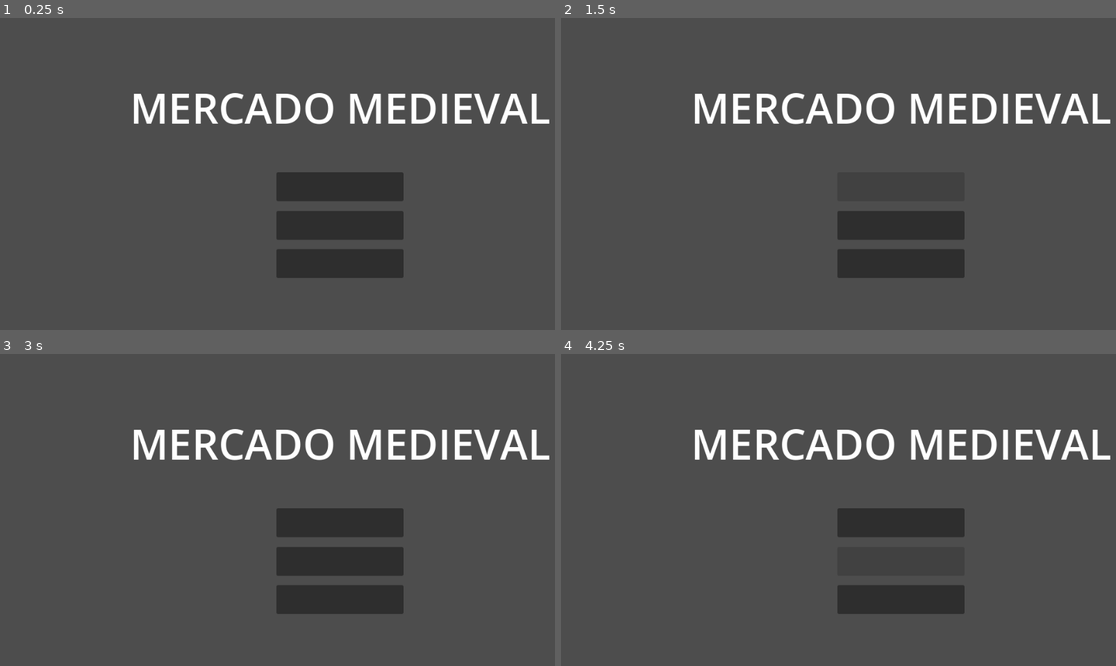
Above: before the commit, frames 1-4 (two rows, left to right).
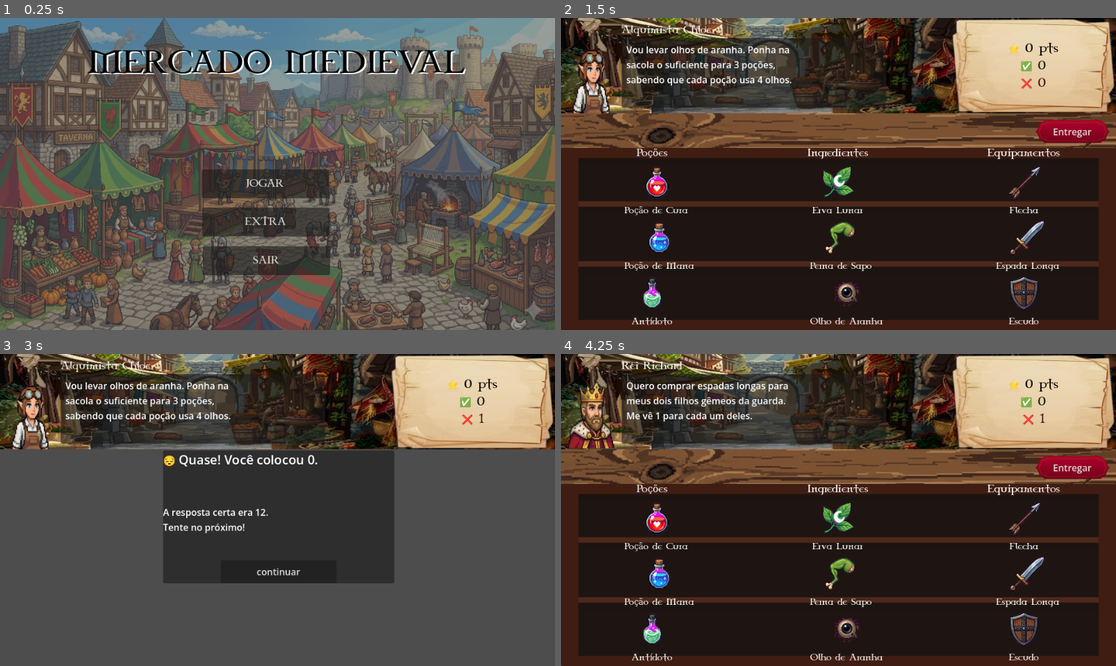
Above: after the commit, the same moments.

Repository: enzomedeiros0109/Mercado-Medieval
Game: Godot game, scene res://scenes/main_menu.tscn
The game is run twice, just before and just after one commit, with the same random seed, the same clock (stepped at 60 frames per second) and the same inputs.
Inputs (mouse positions are in pixels of both pictures, inside the frame that each line leads up to; where the layout moved, square brackets give the same spot in the first picture):
- Up to frame 1 (0.25 s): no input
- Up to frame 2 (1.5 s): click (827, 220) [899, 223] at 0.5 s; click (827, 183) [899, 186] at 1.25 s
- Up to frame 3 (3 s): click (338, 522) at 2.02 s; click (510, 466) at 2.75 s, where only the run after the commit has a clickable "Entregar"
- Up to frame 4 (4.25 s): click (838, 572) at 3.5 s, where only the run after the commit has a clickable "continuar"

The runs differ from the first frame. In frame 1, 60% of the frame differs, in the area x 0-100%, y 0-100%; in frame 2, 97%; in frame 3, 45%; in frame 4, 97%.

Commit message:
atualização massa

Diff:
--- /dev/null
+++ b/scenes/background.gd
@@ -0,0 +1 @@
+extends Area2D
--- a/scenes/cart_panel.tscn
+++ b/scenes/cart_panel.tscn
@@ -2,7 +2,9 @@
 
 [ext_resource type="Script" uid="uid://d36wukb25lp26" path="res://scripts/cart_panel.gd" id="1_xv0j0"]
 [ext_resource type="Texture2D" uid="uid://dwjshcv3wvs1u" path="res://sprites/DelieverLabel.png" id="2_e88p6"]
-[ext_resource type="Texture2D" uid="uid://bjwwcfvsesx85" path="res://sprites/upper_bench (1).png" id="3_xv0j0"]
+[ext_resource type="Texture2D" uid="uid://403ae3065qm4" path="res://sprites/oaktable.png" id="3_xv0j0"]
+
+[sub_resource type="StyleBoxEmpty" id="StyleBoxEmpty_xv0j0"]
 
 [sub_resource type="StyleBoxTexture" id="StyleBoxTexture_pm8og"]
 content_margin_left = 10.0
@@ -16,6 +18,7 @@
 offset_right = 960.0
 offset_bottom = 225.0
 mouse_filter = 2
+theme_override_styles/panel = SubResource("StyleBoxEmpty_xv0j0")
 script = ExtResource("1_xv0j0")
 metadata/_edit_group_ = true
 
@@ -29,7 +32,7 @@
 action_mode = 0
 text = "Entregar"
 
-[node name="CartItemList" type="VBoxContainer" parent="." unique_id=902156338]
+[node name="CartItemList" type="HBoxContainer" parent="." unique_id=2043077019]
 layout_mode = 0
 offset_top = 1.0
 offset_right = 800.0
@@ -43,3 +46,4 @@
 offset_bottom = 60.0
 mouse_filter = 2
 texture = ExtResource("3_xv0j0")
+expand_mode = 1
--- a/scenes/costumer_panel.tscn
+++ b/scenes/costumer_panel.tscn
@@ -4,31 +4,35 @@
 [ext_resource type="Texture2D" uid="uid://dpu5xgd2iakml" path="res://sprites/pfpless.png" id="1_hod7e"]
 [ext_resource type="FontFile" uid="uid://dv46qucdr573a" path="res://fontes/CELTG___.TTF" id="3_0utxo"]
 
+[sub_resource type="StyleBoxEmpty" id="StyleBoxEmpty_0utxo"]
+
 [node name="CostumerPanel" type="Panel" unique_id=2142009504]
 offset_right = 675.0
 offset_bottom = 165.0
+theme_override_styles/panel = SubResource("StyleBoxEmpty_0utxo")
 script = ExtResource("1_0utxo")
 
 [node name="SpriteCliente" type="TextureRect" parent="." unique_id=921388590]
 layout_mode = 0
-offset_left = 12.0
-offset_top = 20.0
-offset_right = 92.0
+offset_left = 9.0
+offset_top = 45.0
+offset_right = 99.0
 offset_bottom = 165.0
 texture = ExtResource("1_hod7e")
+expand_mode = 1
 
 [node name="BalaoDeFala" type="Panel" parent="." unique_id=1812911215]
 layout_mode = 0
 offset_left = 105.0
 offset_top = 35.0
-offset_right = 660.0
+offset_right = 562.0
 offset_bottom = 155.0
 
 [node name="ProblemLabel" type="Label" parent="BalaoDeFala" unique_id=994289374]
 layout_mode = 0
 offset_left = 8.0
 offset_top = 8.0
-offset_right = 547.0
+offset_right = 450.0
 offset_bottom = 112.0
 
 [node name="NameLabel" type="Label" parent="." unique_id=688330102]
--- /dev/null
+++ b/scenes/exit_button.gd
@@ -0,0 +1,4 @@
+extends Button
+
+func _on_pressed() -> void:
+	get_tree().quit()
--- a/scenes/hud.tscn
+++ b/scenes/hud.tscn
@@ -2,6 +2,7 @@
 
 [ext_resource type="Script" uid="uid://hqmccmpudbqs" path="res://scripts/hud.gd" id="1_ahhtf"]
 [ext_resource type="FontFile" uid="uid://dv46qucdr573a" path="res://fontes/CELTG___.TTF" id="2_oo0fn"]
+[ext_resource type="Texture2D" uid="uid://boveacpwiexhg" path="res://sprites/hudBG.png" id="3_5ysmq"]
 
 [node name="HUD" type="CanvasLayer" unique_id=552382864]
 script = ExtResource("1_ahhtf")
@@ -11,25 +12,39 @@
 anchor_left = 1.0
 anchor_right = 1.0
 offset_left = -285.0
-offset_bottom = 265.0
+offset_bottom = 165.0
 grow_horizontal = 0
 mouse_filter = 2
 alignment = 1
 
 [node name="PontosLabel" type="Label" parent="HBoxContainer" unique_id=1391586043]
 layout_mode = 2
+theme_override_colors/font_color = Color(0.00079500925, 0.00084063195, 3.829657e-06, 1)
 theme_override_fonts/font = ExtResource("2_oo0fn")
+theme_override_font_sizes/font_size = 20
 text = "aaa"
 horizontal_alignment = 1
 
 [node name="AcertosLabel" type="Label" parent="HBoxContainer" unique_id=392408721]
 layout_mode = 2
+theme_override_colors/font_color = Color(0.015089797, 0.09741921, 0.021708544, 1)
 theme_override_fonts/font = ExtResource("2_oo0fn")
+theme_override_font_sizes/font_size = 20
 text = "aaa"
 horizontal_alignment = 1
 
 [node name="ErrosLabel" type="Label" parent="HBoxContainer" unique_id=662337053]
 layout_mode = 2
+theme_override_colors/font_color = Color(0.27828354, 0.03979014, 0.057392485, 1)
 theme_override_fonts/font = ExtResource("2_oo0fn")
+theme_override_font_sizes/font_size = 20
 text = "aaa"
 horizontal_alignment = 1
+
+[node name="TextureRect" type="TextureRect" parent="." unique_id=1276719206]
+z_index = -1
+offset_left = 675.0
+offset_right = 960.0
+offset_bottom = 165.0
+texture = ExtResource("3_5ysmq")
+expand_mode = 1
--- a/scenes/item_button.tscn
+++ b/scenes/item_button.tscn
@@ -4,12 +4,21 @@
 [ext_resource type="Script" uid="uid://2yp7xcehast6" path="res://scripts/item_button.gd" id="1_wcc7j"]
 [ext_resource type="FontFile" uid="uid://dv46qucdr573a" path="res://fontes/CELTG___.TTF" id="3_dk8qb"]
 
+[sub_resource type="StyleBoxEmpty" id="StyleBoxEmpty_dk8qb"]
+
+[sub_resource type="StyleBoxEmpty" id="StyleBoxEmpty_8237l"]
+
+[sub_resource type="StyleBoxEmpty" id="StyleBoxEmpty_plkct"]
+
 [node name="ItemButton" type="Button" unique_id=1872773235]
 custom_minimum_size = Vector2(96, 90)
 offset_left = 19.0
 offset_top = 10.0
-offset_right = 115.0
+offset_right = 125.0
 offset_bottom = 100.0
+theme_override_styles/normal = SubResource("StyleBoxEmpty_dk8qb")
+theme_override_styles/pressed = SubResource("StyleBoxEmpty_8237l")
+theme_override_styles/hover = SubResource("StyleBoxEmpty_plkct")
 action_mode = 0
 script = ExtResource("1_wcc7j")
 
@@ -17,12 +26,14 @@
 z_index = 1
 layout_mode = 0
 offset_right = 96.0
-offset_bottom = 96.0
+offset_bottom = 94.0
 alignment = 1
 
 [node name="IconRect" type="TextureRect" parent="VBoxContainer" unique_id=757858907]
 custom_minimum_size = Vector2(96, 65)
 layout_mode = 2
+size_flags_horizontal = 4
+size_flags_vertical = 4
 texture = ExtResource("1_uqwrt")
 expand_mode = 3
 stretch_mode = 5
@@ -30,8 +41,9 @@
 [node name="NameLabel" type="Label" parent="VBoxContainer" unique_id=26409824]
 custom_minimum_size = Vector2(0, 25)
 layout_mode = 2
+size_flags_horizontal = 4
 theme_override_fonts/font = ExtResource("3_dk8qb")
-theme_override_font_sizes/font_size = 10
+theme_override_font_sizes/font_size = 14
 text = "poção de cura"
 horizontal_alignment = 1
 vertical_alignment = 1
--- a/scenes/main_menu.tscn
+++ b/scenes/main_menu.tscn
@@ -1,39 +1,74 @@
 [gd_scene format=3 uid="uid://bt4trnlv72sdj"]
+
+[ext_resource type="Texture2D" uid="uid://51ebj0t7kckq" path="res://sprites/background_provisorio.png" id="1_ekxnf"]
+[ext_resource type="Script" uid="uid://d3xqho3a6jhqh" path="res://start_button.gd" id="1_l6cm7"]
+[ext_resource type="FontFile" uid="uid://dv46qucdr573a" path="res://fontes/CELTG___.TTF" id="2_8ln24"]
+[ext_resource type="Script" uid="uid://gpe2b5qgmvxg" path="res://scripts/exit_button.gd" id="3_bqqt6"]
 
 [node name="MainMenu" type="Node2D" unique_id=312149259]
 
+[node name="background" type="Area2D" parent="." unique_id=965820955]
+modulate = Color(1, 1, 1, 0.68235296)
+
+[node name="Sprite2D" type="Sprite2D" parent="background" unique_id=18587177]
+modulate = Color(1.0003047, 1.0003047, 0.99638206, 1)
+self_modulate = Color(1, 1, 1, 0.6627451)
+position = Vector2(480.99997, 273.00003)
+scale = Vector2(0.6998546, 0.70963544)
+texture = ExtResource("1_ekxnf")
+
 [node name="StartButton" type="Button" parent="." unique_id=911243114]
-offset_left = 478.0
-offset_top = 267.0
-offset_right = 698.0
-offset_bottom = 317.0
-
-[node name="Sprite2D" type="Sprite2D" parent="StartButton" unique_id=1759344027]
+offset_left = 349.0
+offset_top = 262.0
+offset_right = 569.0
+offset_bottom = 312.0
+theme_override_fonts/font = ExtResource("2_8ln24")
+text = "JOGAR"
+script = ExtResource("1_l6cm7")
 
 [node name="ExtraButton" type="Button" parent="." unique_id=992454189]
-offset_left = 478.0
-offset_top = 334.0
-offset_right = 698.0
-offset_bottom = 384.0
-
-[node name="Sprite2D" type="Sprite2D" parent="ExtraButton" unique_id=1816548000]
+offset_left = 350.0
+offset_top = 328.0
+offset_right = 570.0
+offset_bottom = 378.0
+theme_override_fonts/font = ExtResource("2_8ln24")
+text = "EXTRA"
 
 [node name="ExitButton" type="Button" parent="." unique_id=1062559686]
-offset_left = 478.0
-offset_top = 400.0
-offset_right = 698.0
-offset_bottom = 450.0
+offset_left = 351.0
+offset_top = 395.0
+offset_right = 571.0
+offset_bottom = 445.0
+theme_override_fonts/font = ExtResource("2_8ln24")
+text = "SAIR"
+script = ExtResource("3_bqqt6")
 
-[node name="Sprite2D" type="Sprite2D" parent="ExitButton" unique_id=1271917490]
-
-[node name="Label" type="Label" parent="." unique_id=690434228]
+[node name="Title" type="Label" parent="." unique_id=690434228]
 anchors_preset = 10
 anchor_right = 1.0
-offset_left = 165.0
-offset_top = 106.0
-offset_right = 1013.5
-offset_bottom = 205.0
+offset_top = 50.0
+offset_right = 960.0
+offset_bottom = 149.0
 grow_horizontal = 2
-theme_override_font_sizes/font_size = 72
+theme_override_fonts/font = ExtResource("2_8ln24")
+theme_override_font_sizes/font_size = 48
 text = "MERCADO MEDIEVAL"
 horizontal_alignment = 1
+
+[node name="TitleShadow" type="Label" parent="Title" unique_id=2123294288]
+layout_mode = 1
+anchors_preset = 10
+anchor_right = 1.0
+offset_left = -483.0
+offset_top = -2.0
+offset_right = 477.0
+offset_bottom = 97.0
+grow_horizontal = 2
+theme_override_colors/font_color = Color(0, 0, 0, 1)
+theme_override_fonts/font = ExtResource("2_8ln24")
+theme_override_font_sizes/font_size = 48
+text = "MERCADO MEDIEVAL"
+horizontal_alignment = 1
+
+[connection signal="pressed" from="StartButton" to="StartButton" method="_on_pressed"]
+[connection signal="pressed" from="ExitButton" to="ExitButton" method="_on_pressed"]
--- a/scenes/shop_panel.tscn
+++ b/scenes/shop_panel.tscn
@@ -14,7 +14,7 @@
 
 [node name="HBoxContainer" type="HBoxContainer" parent="." unique_id=329934813]
 layout_mode = 0
-offset_top = 15.0
+offset_top = -2.0
 offset_right = 960.0
 offset_bottom = 315.0
 
@@ -22,6 +22,13 @@
 layout_mode = 2
 size_flags_horizontal = 3
 theme_override_constants/separation = 8
+
+[node name="PotionsTitle" type="Label" parent="HBoxContainer/PotionsColumn" unique_id=1778526003]
+layout_mode = 2
+theme_override_fonts/font = ExtResource("1_6jwop")
+theme_override_font_sizes/font_size = 16
+text = " Poções "
+horizontal_alignment = 1
 
 [node name="PotionsGrid" type="GridContainer" parent="HBoxContainer/PotionsColumn" unique_id=1135446161]
 layout_mode = 2
@@ -33,8 +40,17 @@
 size_flags_horizontal = 3
 theme_override_constants/separation = 8
 
+[node name="IngredientsTitle" type="Label" parent="HBoxContainer/IngredientsColumn" unique_id=907245580]
+layout_mode = 2
+theme_override_fonts/font = ExtResource("1_6jwop")
+theme_override_font_sizes/font_size = 16
+text = "Ingredientes"
+horizontal_alignment = 1
+
 [node name="IngredientsGrid" type="GridContainer" parent="HBoxContainer/IngredientsColumn" unique_id=1080007690]
 layout_mode = 2
+size_flags_horizontal = 4
+theme_override_constants/h_separation = 4
 theme_override_constants/v_separation = 6
 
 [node name="EquipmentsColumn" type="VBoxContainer" parent="HBoxContainer" unique_id=1683627897]
@@ -42,8 +58,16 @@
 size_flags_horizontal = 3
 theme_override_constants/separation = 8
 
+[node name="EquipmentsTitle" type="Label" parent="HBoxContainer/EquipmentsColumn" unique_id=607400498]
+layout_mode = 2
+theme_override_fonts/font = ExtResource("1_6jwop")
+theme_override_font_sizes/font_size = 16
+text = "Equipamentos"
+horizontal_alignment = 1
+
 [node name="EquipmentsGrid" type="GridContainer" parent="HBoxContainer/EquipmentsColumn" unique_id=248196949]
 layout_mode = 2
+size_flags_horizontal = 4
 theme_override_constants/v_separation = 6
 
 [node name="TextureRect" type="TextureRect" parent="." unique_id=406707051]
@@ -53,36 +77,3 @@
 offset_bottom = 315.0
 mouse_filter = 2
 texture = ExtResource("3_e423a")
-
-[node name="PotionsTitle" type="Label" parent="." unique_id=1778526003]
-layout_mode = 0
-offset_left = -6.0
-offset_top = -3.0
-offset_right = 311.0
-offset_bottom = 20.0
-theme_override_fonts/font = ExtResource("1_6jwop")
-theme_override_font_sizes/font_size = 16
-text = " Poções "
-horizontal_alignment = 1
-
-[node name="IngredientsTitle" type="Label" parent="." unique_id=907245580]
-layout_mode = 0
-offset_left = 333.0
-offset_top = -1.0
-offset_right = 650.0
-offset_bottom = 20.0
-theme_override_fonts/font = ExtResource("1_6jwop")
-theme_override_font_sizes/font_size = 16
-text = "Ingredientes"
-horizontal_alignment = 1
-
-[node name="EquipmentsTitle" type="Label" parent="." unique_id=607400498]
-layout_mode = 0
-offset_left = 643.0
-offset_top = -1.0
-offset_right = 961.0
-offset_bottom = 20.0
-theme_override_fonts/font = ExtResource("1_6jwop")
-theme_override_font_sizes/font_size = 16
-text = "Equipamentos"
-horizontal_alignment = 1
--- a/scenes/shop_scene.tscn
+++ b/scenes/shop_scene.tscn
@@ -1,6 +1,7 @@
 [gd_scene format=3 uid="uid://8lemkdvxvjc5"]
 
 [ext_resource type="Script" uid="uid://bow1w51ijg4au" path="res://scripts/shop_scene.gd" id="1_p7evi"]
+[ext_resource type="Texture2D" uid="uid://c1xyvmxhkq4k7" path="res://sprites/BG1.png" id="2_bk5ov"]
 [ext_resource type="PackedScene" uid="uid://c0jj0ydoghfo1" path="res://scenes/costumer_panel.tscn" id="2_fdhsn"]
 [ext_resource type="PackedScene" uid="uid://do6kw7jyt5r" path="res://scenes/cart_panel.tscn" id="3_tvdqs"]
 [ext_resource type="PackedScene" uid="uid://b6rksl5ulpeff" path="res://scenes/shop_panel.tscn" id="4_bk5ov"]
@@ -11,12 +12,15 @@
 script = ExtResource("1_p7evi")
 
 [node name="Background" type="TextureRect" parent="." unique_id=140147639]
+z_index = -2
 offset_right = 960.0
-offset_bottom = 540.0
+offset_bottom = 165.0
 mouse_filter = 2
+texture = ExtResource("2_bk5ov")
 expand_mode = 1
 
 [node name="CostumerPanel" parent="." unique_id=2142009504 instance=ExtResource("2_fdhsn")]
+z_index = -1
 mouse_filter = 2
 
 [node name="CartPanel" parent="." unique_id=957873314 instance=ExtResource("3_tvdqs")]
--- /dev/null
+++ b/scenes/start_button.gd
@@ -0,0 +1,4 @@
+extends Button
+
+func _on_pressed() -> void:
+	get_tree().change_scene_to_file("res://scenes/shop_scene.tscn")
--- /dev/null
+++ b/scripts/background.gd
@@ -0,0 +1 @@
+extends Area2D
--- /dev/null
+++ b/scripts/exit_button.gd
@@ -0,0 +1,4 @@
+extends Button
+
+func _on_pressed() -> void:
+	get_tree().quit()
--- a/scripts/shop_panel.gd
+++ b/scripts/shop_panel.gd
@@ -11,19 +11,19 @@
 
 var items_data = {
 	"potions": [
-		{ "name" : "Poção de Cura",  "icon": "res://sprites/Provisory_Potion.png"},
-		{ "name": "Poção de Mana",  "icon": "res://sprites/Provisory_Potion.png"  },
-		{ "name": "Antídoto",       "icon": "res://sprites/Provisory_Potion.png"  },
+		{ "name" : "Poção de Cura",  "icon": "res://sprites/spritesitens/PoçãoDeCura.png" },
+		{ "name": "Poção de Mana",  "icon": "res://sprites/spritesitens/PoçãoDeMana.png" },
+		{ "name": "Antídoto", "icon": "res://sprites/spritesitens/Antidoto.png" },
 	],
 	"ingredients": [
-		{ "name": "Erva Lunar",     "icon": "res://sprites/Provisory_Potion.png" },
-		{ "name": "Perna de Sapo",  "icon": "res://sprites/Provisory_Potion.png" },
-		{ "name": "Olho de Aranha", "icon": "res://sprites/Provisory_Potion.png" },
+		{ "name": "Erva Lunar",     "icon": "res://sprites/spritesitens/Erva Lunar.png" },
+		{ "name": "Perna de Sapo",  "icon": "res://sprites/spritesitens/PernaDeSapo.png" },
+		{ "name": "Olho de Aranha", "icon": "res://sprites/spritesitens/OlhoDeAranha.png" },
 	],
 	"equipment": [
-		{ "name": "Flecha",         "icon": "res://sprites/Provisory_Potion.png" },
-		{ "name": "Espada Longa",   "icon": "res://sprites/Provisory_Potion.png" },
-		{ "name": "Escudo",         "icon": "res://sprites/Provisory_Potion.png" },
+		{ "name": "Flecha",         "icon": "res://sprites/spritesitens/Flecha.png" },
+		{ "name": "Espada Longa",   "icon": "res://sprites/spritesitens/EspadaLonga.png" },
+		{ "name": "Escudo",         "icon": "res://sprites/spritesitens/Escudo.png" },
 	],
 }
 
--- a/scripts/shop_scene.gd
+++ b/scripts/shop_scene.gd
@@ -10,29 +10,141 @@
 
 var customer_pool: Array = [
 	{
-		"name": "Mago Aldric",
-		"sprite": "res://sprites/pfpless.png",
-		"problem": "Preciso tomar poções de cura\nduas vezes ao dia durante 8 dias.\nQuantas poções devo levar?",
+		"name": "Mago Valerius",
+		"sprite": "res://sprites/spritesclientes/MagoValerius.png",
+		"problem": "Olá! Quero comprar poções de mana.\nVou usar 2 feitiços hoje e cada\num gasta 3 poções. Me vê o total!",
 		"correct_order": {
-			"Poção de Cura": 16
+			"Poção de Mana": 6
 		}
 	},
 	{
-		"name": "Guerreira Lira",
-		"sprite": "res://sprites/pfpless.png",
-		"problem": "Tenho 20 moedas e cada flecha\ncusta 4 moedas. Quantas flechas\nconsigo comprar?",
+		"name": "Caçador Nick",
+		"sprite": "res://sprites/spritesclientes/CaçadorNick.png",
+		"problem": "Meus 4 cães de caça foram envenenados!\nMe vende 2 antídotos para\ncada um deles, por favor.",
 		"correct_order": {
-			"Flecha": 5
+			"Antídoto": 8
 		}
 	},
 	{
-		"name": "Druida Fennor",
-		"sprite": "res://sprites/pfpless.png",
-		"problem": "Preciso de ingredientes para\n3 poções. Cada poção usa\n4 ervas. Quantas ervas no total?",
+		"name": "Curandeira Ana",
+		"sprite": "res://sprites/spritesclientes/CurandeiraAna.png",
+		"problem": "Bom dia! Vou levar ervas lunares.\nQuero fazer 5 chás medicinais e\nuso 2 ervas em cada panela.",
 		"correct_order": {
-			"Erva Lunar": 12
+			"Erva Lunar": 10
 		}
 	},
+	{
+		"name": "Bruxo Boris",
+		"sprite": "res://sprites/spritesclientes/BruxoBoris.png",
+		"problem": "Gostaria de pernas de sapo.\nTenho 20 moedas e cada uma custa 5.\nMe dá tudo o que meu dinheiro compra!",
+		"correct_order": {
+			"Perna de Sapo": 4
+		}
+	},
+	{
+		"name": "Alquimista Chloe",
+		"sprite": "res://sprites/spritesclientes/AlquimistaChloe.png",
+		"problem": "Vou levar olhos de aranha. Ponha na\nsacola o suficiente para 3 poções,\nsabendo que cada poção usa 4 olhos.",
+		"correct_order": {
+			"Olho de Aranha": 12
+		}
+	},
+	{
+		"name": "Arqueira Tyra",
+		"sprite": "res://sprites/spritesclientes/ArqueiraTyra.png",
+		"problem": "Preciso de flechas para a caçada.\nQuero encher minhas 2 aljavas,\ne cabem 10 flechas em cada uma.",
+		"correct_order": {
+			"Flecha": 20
+		}
+	},
+	{
+		"name": "Ferreiro Thorin",
+		"sprite": "res://sprites/spritesclientes/FerreiroThorin.png",
+		"problem": "Olá, patrão! Tenho 15 moedas de ouro.\nCada espada longa custa 5 moedas.\nMe venda o máximo que eu puder pagar.",
+		"correct_order": {
+			"Espada Longa": 3
+		}
+	},
+	{
+		"name": "Guarda Real Ben",
+		"sprite": "res://sprites/spritesclientes/GuardaRealBen.png",
+		"problem": "Somos um grupo de 6 cavaleiros na porta.\nCada um de nós precisa de 1 escudo.\nPode preparar o pedido para a gente!",
+		"correct_order": {
+			"Escudo": 6
+		}
+	},
+	{
+		"name": "Cavaleiro Arthur",
+		"sprite": "res://sprites/spritesclientes/CavaleiroArthur.png",
+		"problem": "Me dá poções de cura! Vou me aventurar\nna floresta por 3 dias e quero\ntomar 2 poções por dia para garantir.",
+		"correct_order": {
+			"Poção de Cura": 6
+		}
+	},
+	{
+		"name": "Elfa Elen",
+		"sprite": "res://sprites/spritesclientes/ElfaElen.png",
+		"problem": "Me vende algumas ervas lunares.\nPreciso de 4 delas para um feitiço\ne mais 5 para dar de presente.",
+		"correct_order": {
+			"Erva Lunar": 9
+		}
+	},
+	{
+		"name": "Goblin Grog",
+		"sprite": "res://sprites/spritesclientes/GoblinGrog.png",
+		"problem": "Vou fazer um sopão! Me vê pernas de sapo:\nquero colocar 3 pernas em cada um\ndos meus 5 pratos de sopa.",
+		"correct_order": {
+			"Perna de Sapo": 15
+		}
+	},
+	{
+		"name": "Feiticeira Luna",
+		"sprite": "res://sprites/spritesclientes/FeiticeiraLuna.png",
+		"problem": "Moço, tenho 16 moedas de prata.\nMe dá tudo em olhos de aranha!\nSabendo que cada um custa 2 moedas.",
+		"correct_order": {
+			"Olho de Aranha": 8
+		}
+	},
+	{
+		"name": "Rei Richard",
+		"sprite": "res://sprites/spritesclientes/ReiRichard.png",
+		"problem": "Quero comprar espadas longas para\nmeus dois filhos gêmeos da guarda.\nMe vê 1 para cada um deles.",
+		"correct_order": {
+			"Espada Longa": 2
+		}
+	},
+	{
+		"name": "Paladina Clara",
+		"sprite": "res://sprites/spritesclientes/PaladinaClara.png",
+		"problem": "Vou levar escudos para o batalhão.\nTenho 30 moedas de ouro e cada\nescudo pesado custa 10 moedas.",
+		"correct_order": {
+			"Escudo": 3
+		}
+	},
+	{
+		"name": "Viajante Toby",
+		"sprite": "res://sprites/spritesclientes/ViajanteToby.png",
+		"problem": "Me vê poções de cura! Meu dragão de\nestimação tomou 2 ontem e quer\nmais 5 hoje porque ainda está dodói.",
+		"correct_order": {
+			"Poção de Cura": 7
+		}
+	},
+	{
+		"name": "Ilusionista Zoro",
+		"sprite": "res://sprites/spritesclientes/IlusionistaZoro.png",
+		"problem": "Preciso de poções de mana para a guilda.\nSomos 2 magos e cada um de nós\nquer levar 5 poções na mochila.",
+		"correct_order": {
+			"Poção de Mana": 10
+		}
+	},
+	{
+		"name": "Bardo Jasp",
+		"sprite": "res://sprites/spritesclientes/BardoJasp.png",
+		"problem": "Vou levar ervas lunares! Tenho aqui\n18 moedas de bronze e cada maço\nda erva custa 6 moedas.",
+		"correct_order": {
+			"Erva Lunar": 3
+		}
+	}
 ]
 
 func _ready():
--- /dev/null
+++ b/start_button.gd
@@ -0,0 +1,4 @@
+extends Button
+
+func _on_pressed() -> void:
+	get_tree().change_scene_to_file("res://scenes/shop_scene.tscn")
Not shown, added: scenes/background.gd.uid
Not shown, added: scenes/exit_button.gd.uid
Not shown, added: scenes/start_button.gd.uid
Not shown, added: scripts/background.gd.uid
Not shown, added: scripts/exit_button.gd.uid
Binary file added: sprites/BG1.png
Not shown, added: sprites/BG1.png.import
Binary file added: sprites/DruidaFenor (1).png
Not shown, added: sprites/DruidaFenor (1).png.import
Binary file added: sprites/DruidaFenor.png
Not shown, added: sprites/DruidaFenor.png.import
Binary file added: sprites/click.png
(and 64 more such lines)
